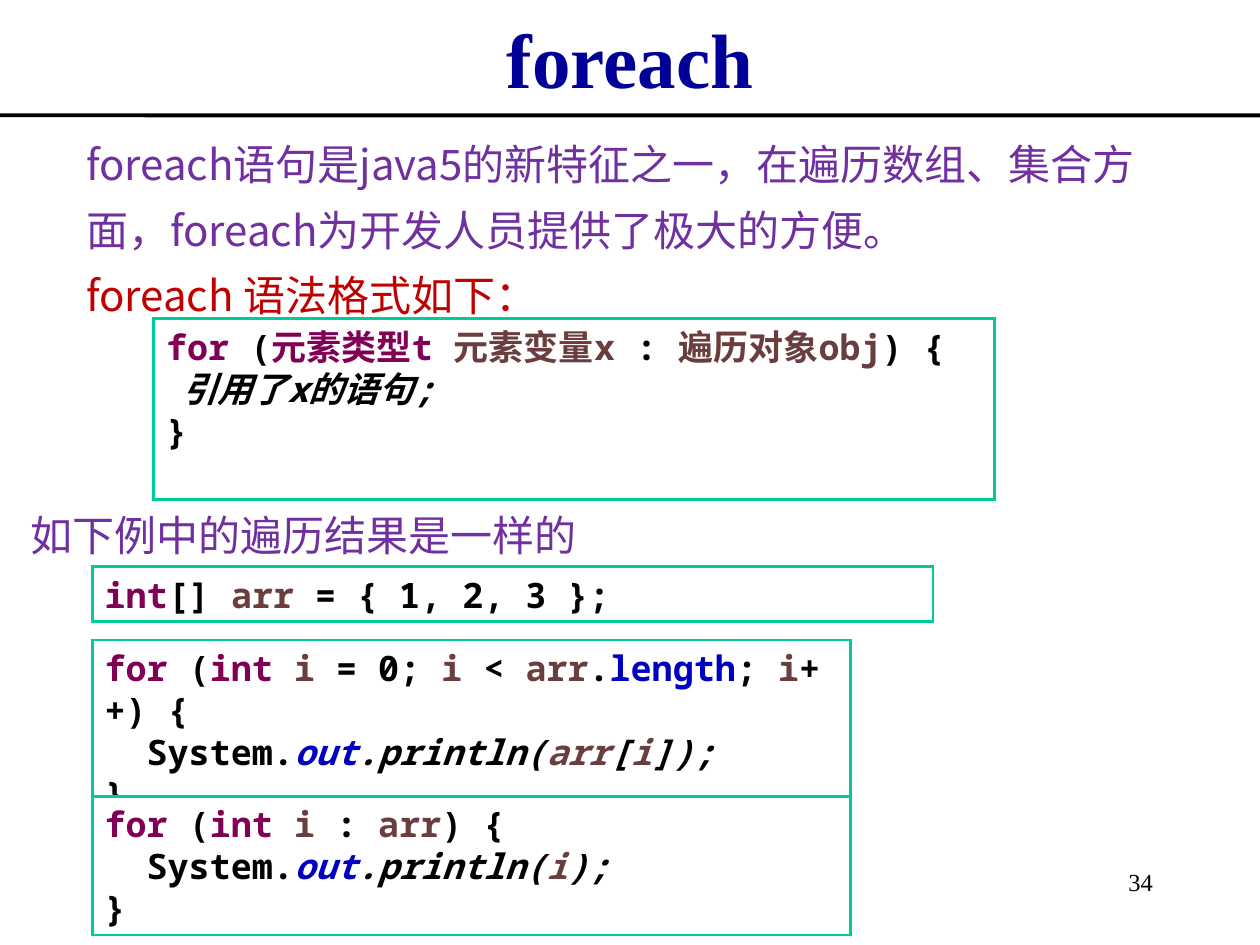
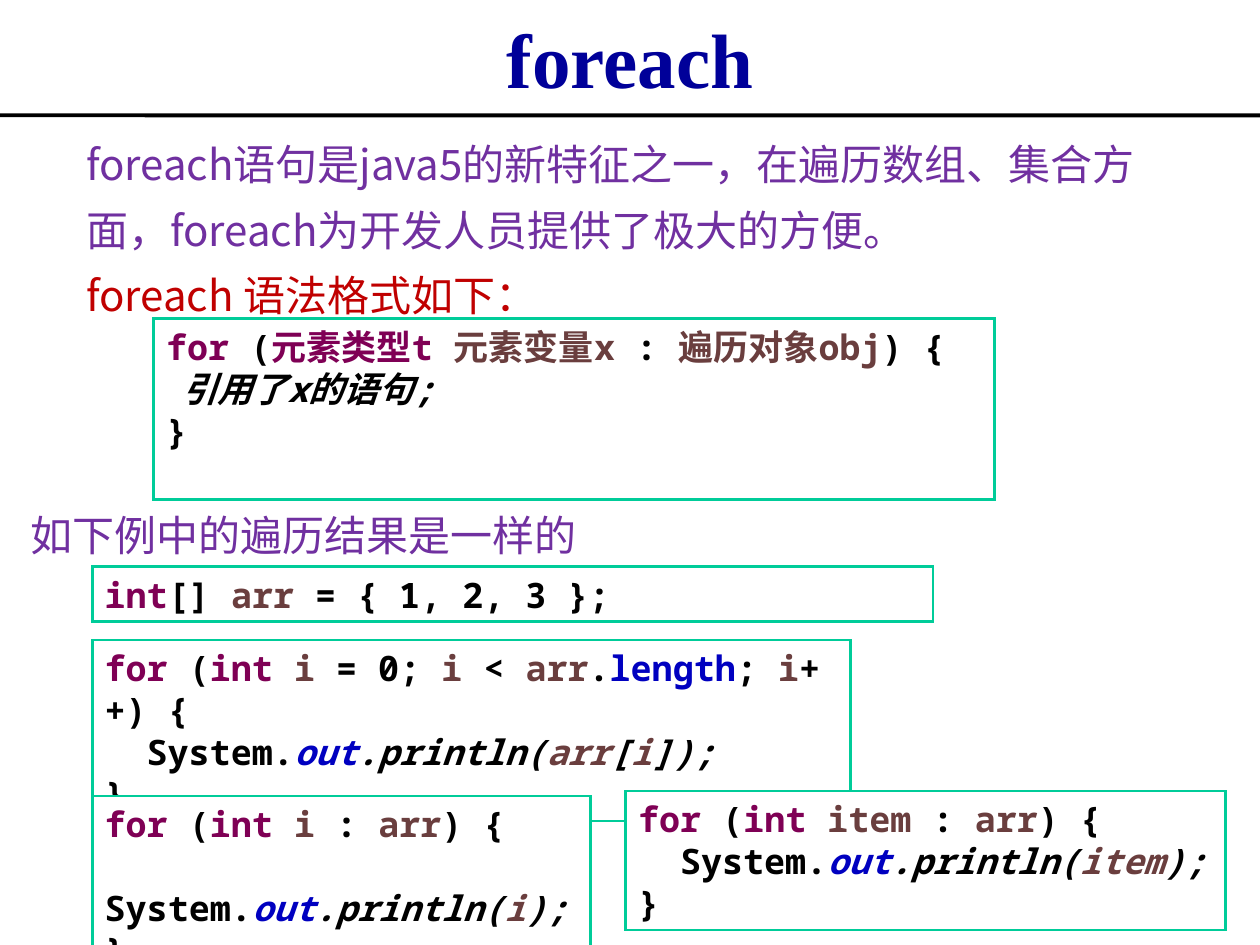
Before and after one commit to imwyw/Java, a slide deck: slide 32 of PPT/javaCh04_异常、枚举、泛型、递归.ppt (slide 34 before the commit). Drawn at 1260x945 pixels with LibreOffice and Linux fonts; fonts in the diff are those of the drawing. Boxes give left, top, right and bottom in pixels: in the first picture for what was removed or moved away, otherwise in the second. Text is boxed around its words. In the diff, an @@ line names an element or a change of style, - is before the commit and + after.

```diff
--- a/PPT/javaCh04_异常、枚举、泛型、递归.ppt
+++ b/PPT/javaCh04_异常、枚举、泛型、递归.ppt
@@ rectangle "for (int i : arr) ...": place and size @@
-rectangle "for (int i : arr) ..." at (92, 796, 850, 935)
+rectangle "for (int i : arr) ..." at (92, 796, 590, 945)
@@ rectangle added at (626, 791, 1226, 930), fill #FFFFFF, outline #00CC99 1.5 pt, 20 pt, text #000000, bold @@
+for (int item : arr) {
+System.out.println(item);
+}
@@ page number removed at (1128, 874, 1153, 892) @@
-34
```
Also in this commit, not shown: 6 other slides changed, 4 slides added, 5 slides removed.
